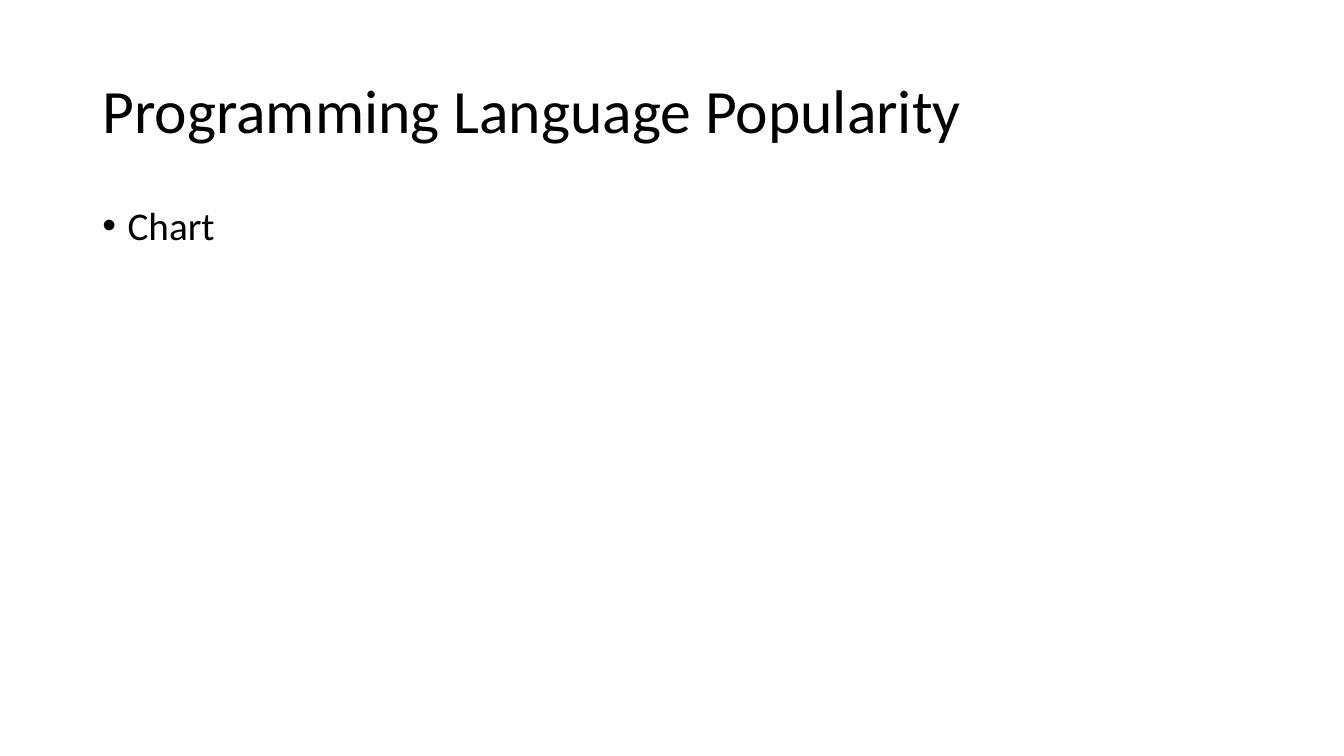
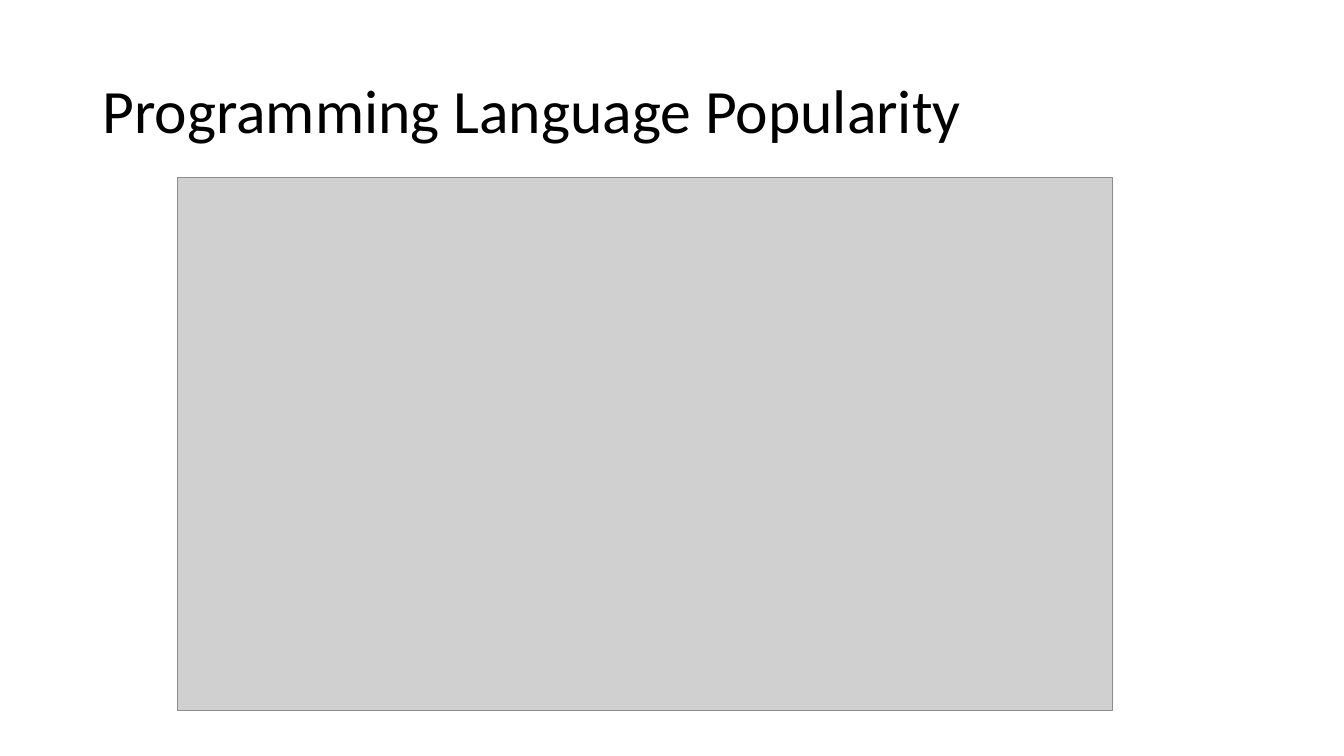
Before and after one commit to LimnoTech/Python-Data-Analysis-Course, a slide deck: slide 11 of Day1/IntroToPython/IntroToPython.pptx (slide 10 before the commit). Drawn at 1344x756 pixels with LibreOffice and Linux fonts; fonts in the diff are those of the drawing; grey boxes stand for pictures. Boxes give left, top, right and bottom in pixels: in the first picture for what was removed or moved away, otherwise in the second. Text is boxed around its words. In the diff, an @@ line names an element or a change of style, - is before the commit and + after.

```diff
--- a/Day1/IntroToPython/IntroToPython.pptx
+++ b/Day1/IntroToPython/IntroToPython.pptx
@@ picture added at (177, 177, 1113, 711) @@
@@ text removed at (128, 212, 215, 241) @@
-• Chart
```
Also in this commit, not shown: 6 other slides changed, 10 slides added, 3 slides removed, 1 other file.
